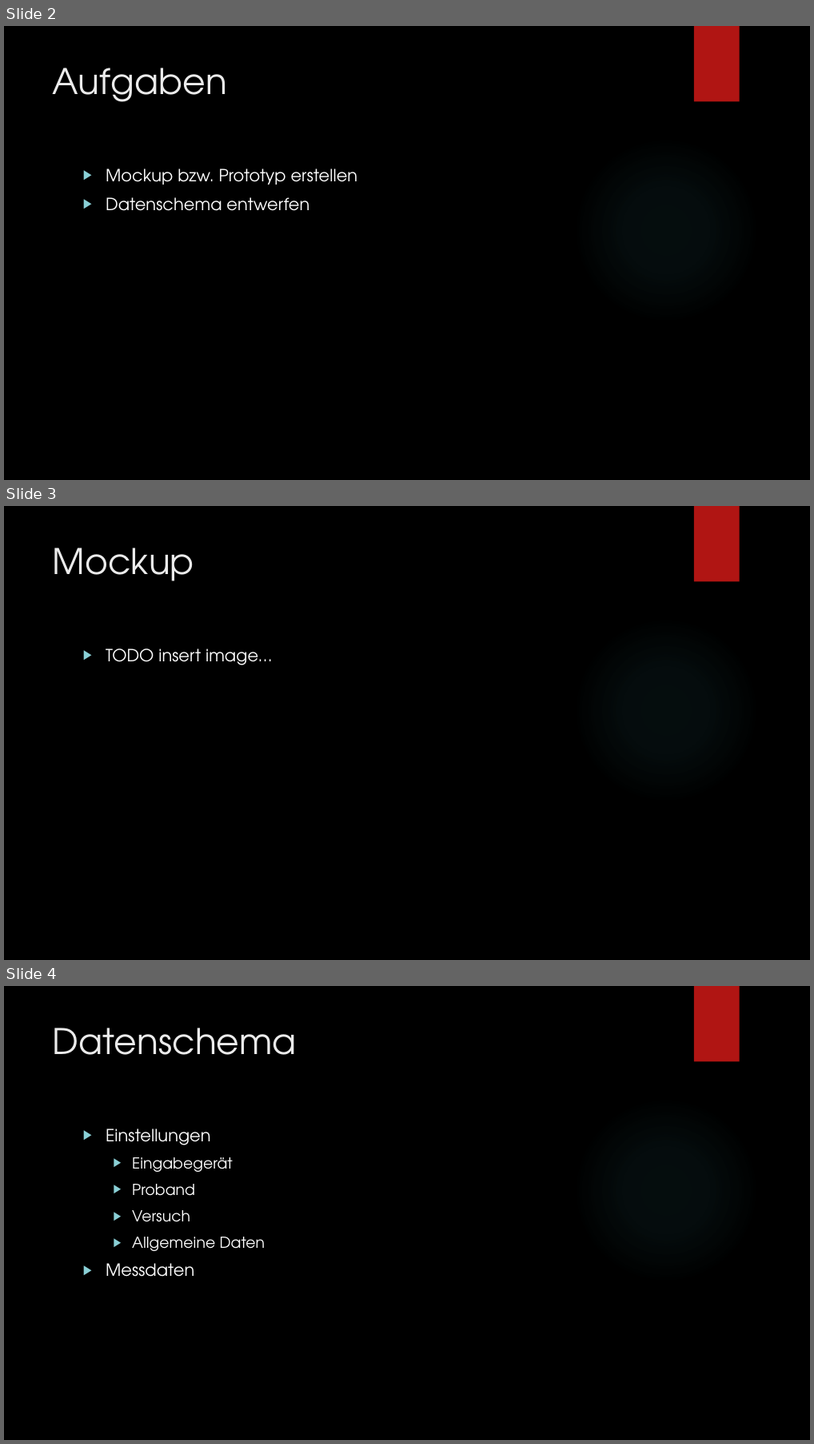
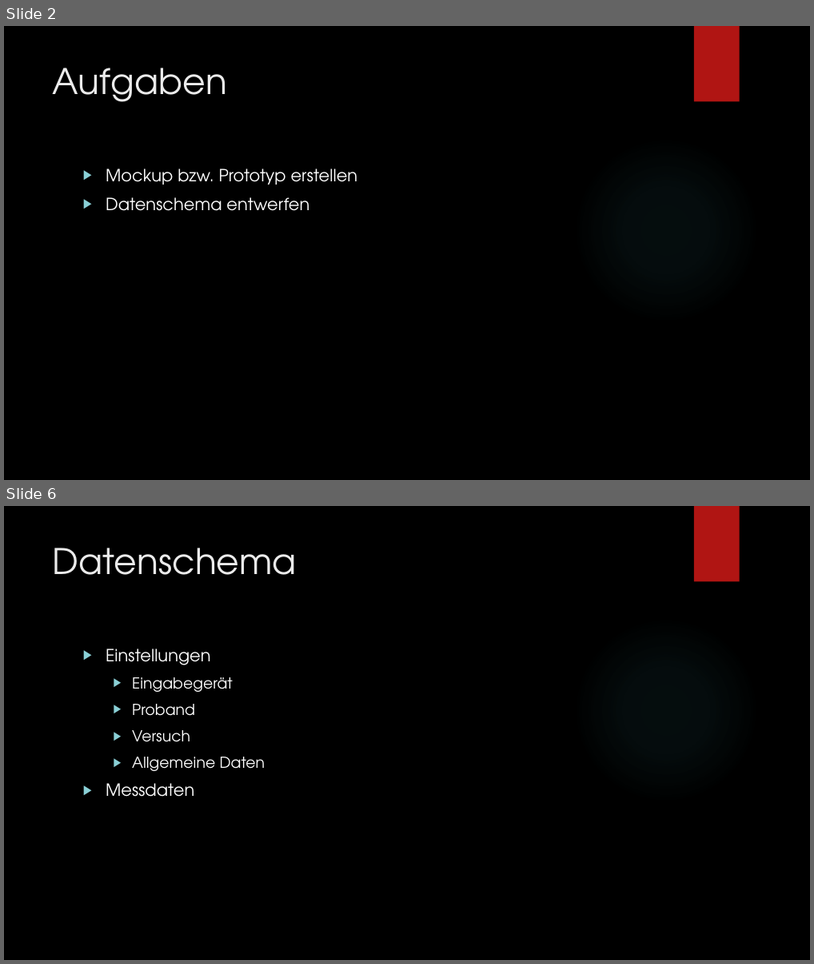
Before and after one commit to Theiaz/Projektarbeit_Fitts, a slide deck: presentation/Meeting 2 - Analyse.pptx. Shown one above the other, each under a label of ours: slides 2, 3 and 4 before the commit, slides 2 and 6 after it; the slides between them are not shown. The pictures are 814x1444 and 814x964 pixels, drawn with LibreOffice and Linux fonts; fonts in the diff are those of the drawing; background and template pictures are left out. Boxes give left, top, right and bottom in pixels: in the first picture for what was removed or moved away, otherwise in the second. Text is boxed around its words. In the diff, an @@ line names an element or a change of style, - is before the commit and + after.

```diff
--- a/presentation/Meeting 2 - Analyse.pptx
+++ b/presentation/Meeting 2 - Analyse.pptx
@@ slide 3 removed at [4, 506, 810, 960], background picture (left out); not listed: 2 template elements that a slide beside it also shows @@
@@ title removed at [53, 548, 194, 581] @@
-Mockup
@@ text removed at [106, 648, 272, 665] @@
-▶ TODO insert image…
@@ what was slide 4 is now slide 6 @@
```
Also in this commit, not shown: 4 slides added, 6 other files.
